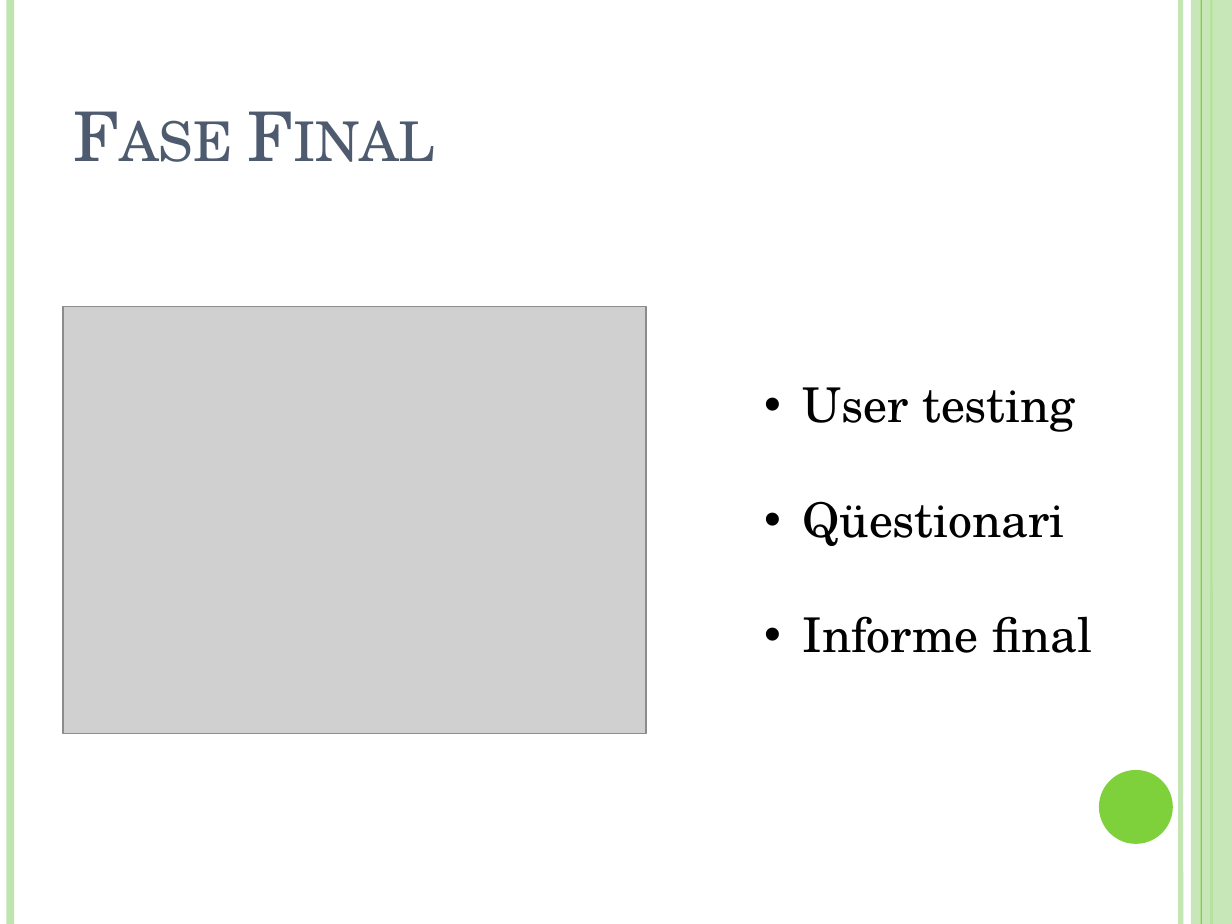
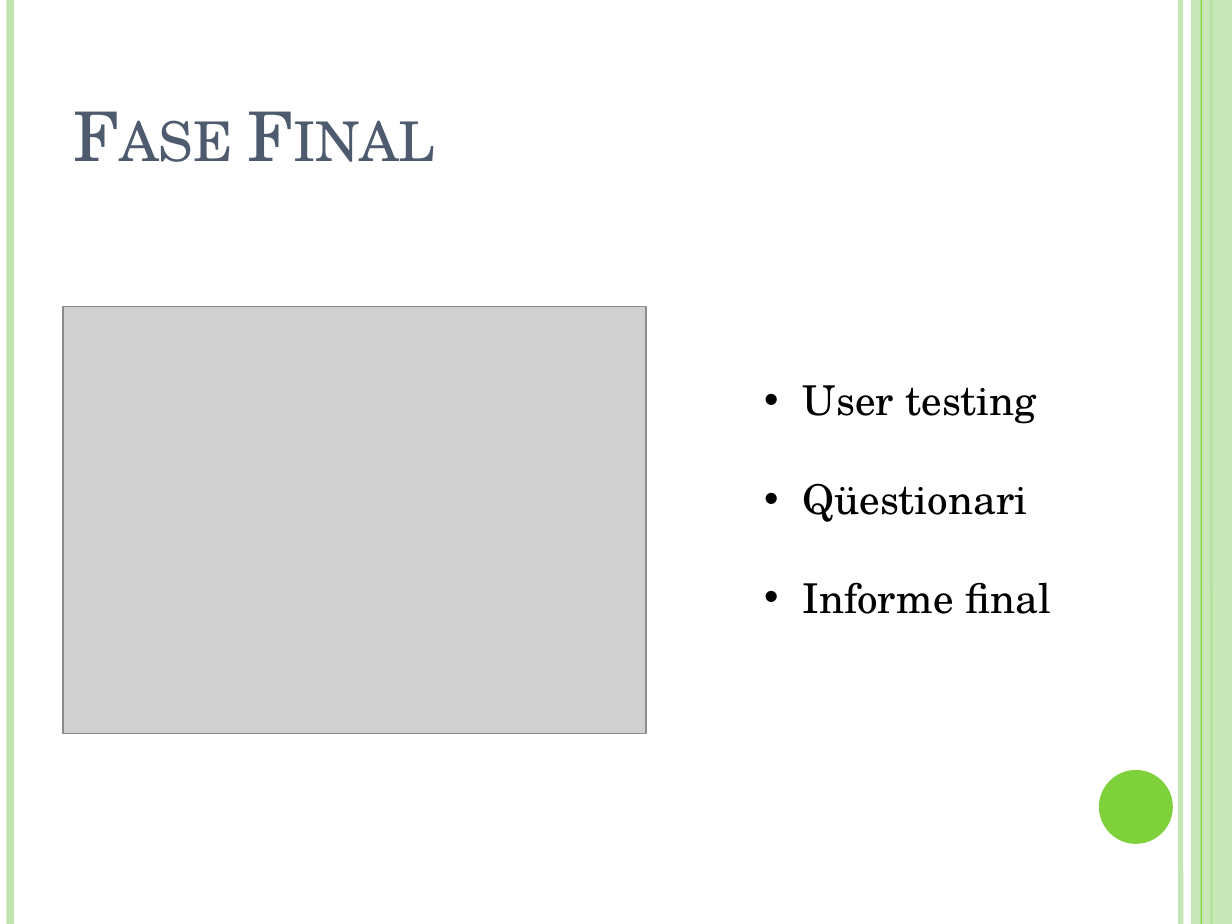
Before and after one commit to 1601230/Taam-App, a slide deck: slide 11 of Documentació/Presentacions/Primera presentació/Primera_presentacio_de_Taam_App.pptx. Drawn at 1232x924 pixels with LibreOffice and Linux fonts; fonts in the diff are those of the drawing; grey boxes stand for pictures. Boxes give left, top, right and bottom in pixels: in the first picture for what was removed or moved away, otherwise in the second. Text is boxed around its words. In the diff, an @@ line names an element or a change of style, - is before the commit and + after.

```diff
--- a/Documentació/Presentacions/Primera presentació/Primera_presentacio_de_Taam_App.pptx
+++ b/Documentació/Presentacions/Primera presentació/Primera_presentacio_de_Taam_App.pptx
@@ text "User testing" at bbox=[803, 385, 1051, 614]: size 28 to 24 pt @@
```
Also in this commit, not shown: 1 other slide changed.
